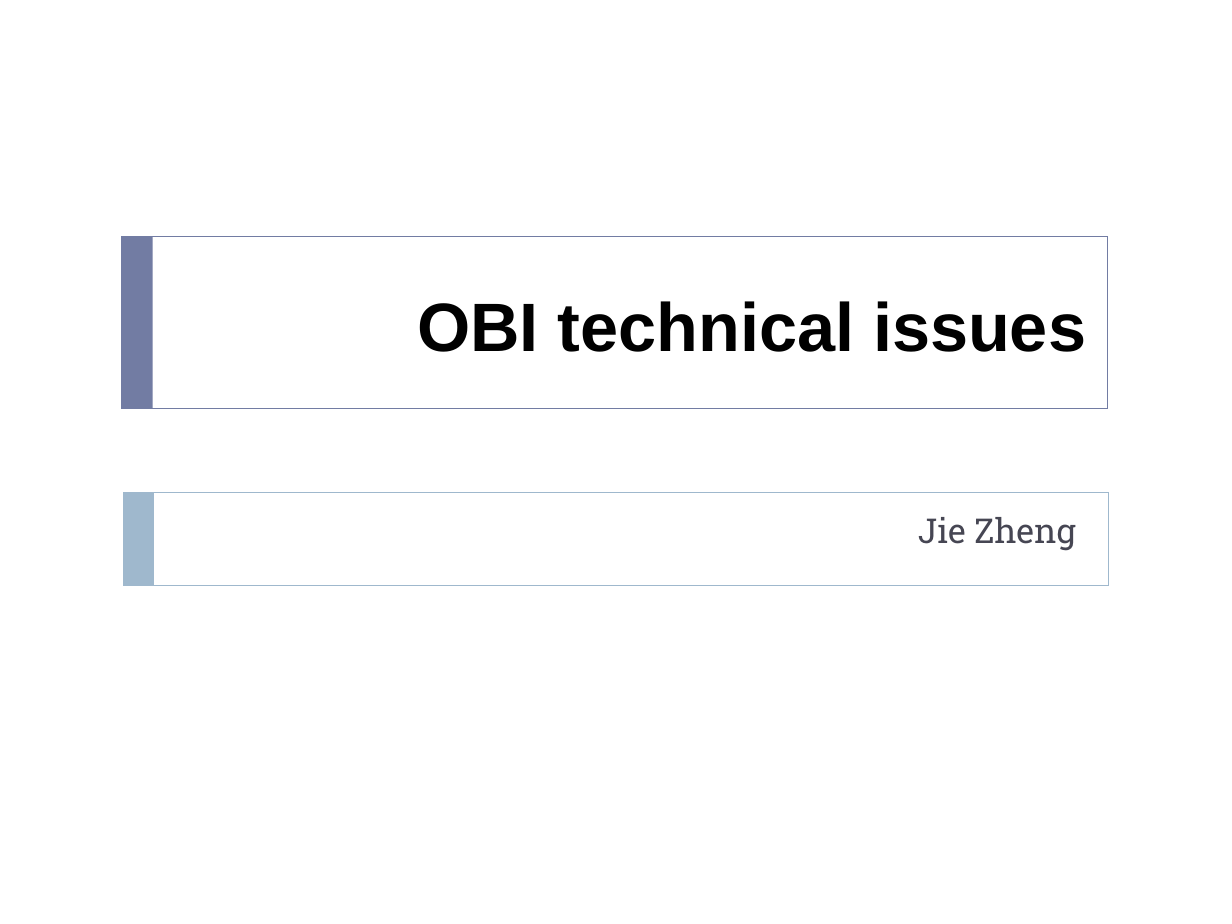
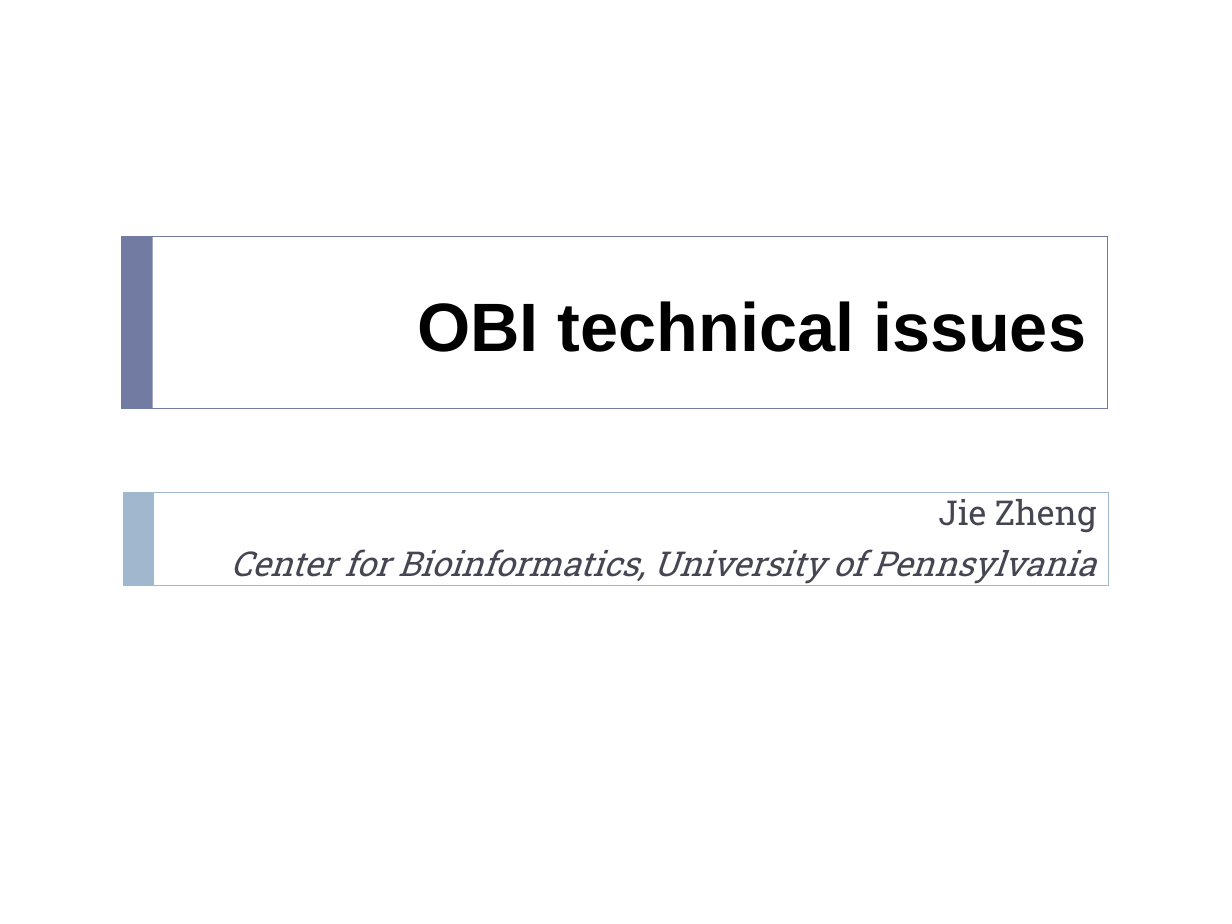
Before and after one commit to obi-ontology/obi-legacy-svn, a slide deck: slide 1 of trunk/docs/presentations/OBI workshop May 2012 Ann Arbor/OBI-tech.ppt. Drawn at 1232x924 pixels with LibreOffice and Linux fonts; fonts in the diff are those of the drawing. Boxes give left, top, right and bottom in pixels: in the first picture for what was removed or moved away, otherwise in the second. Text is boxed around its words. In the diff, an @@ line names an element or a change of style, - is before the commit and + after.

Commit message:
minor changes

```diff
--- a/trunk/docs/presentations/OBI workshop May 2012 Ann Arbor/OBI-tech.ppt
+++ b/trunk/docs/presentations/OBI workshop May 2012 Ann Arbor/OBI-tech.ppt
@@ subtitle "Jie Zheng": place and size @@
-subtitle "Jie Zheng" at bbox=[918, 517, 1075, 551]
+subtitle "Jie Zheng" at bbox=[230, 499, 1096, 586]
@@ subtitle at bbox=[230, 549, 1095, 586]: paragraph added @@
+Center for Bioinformatics, University of Pennsylvania
```
Also in this commit, not shown: 1 slide added.
